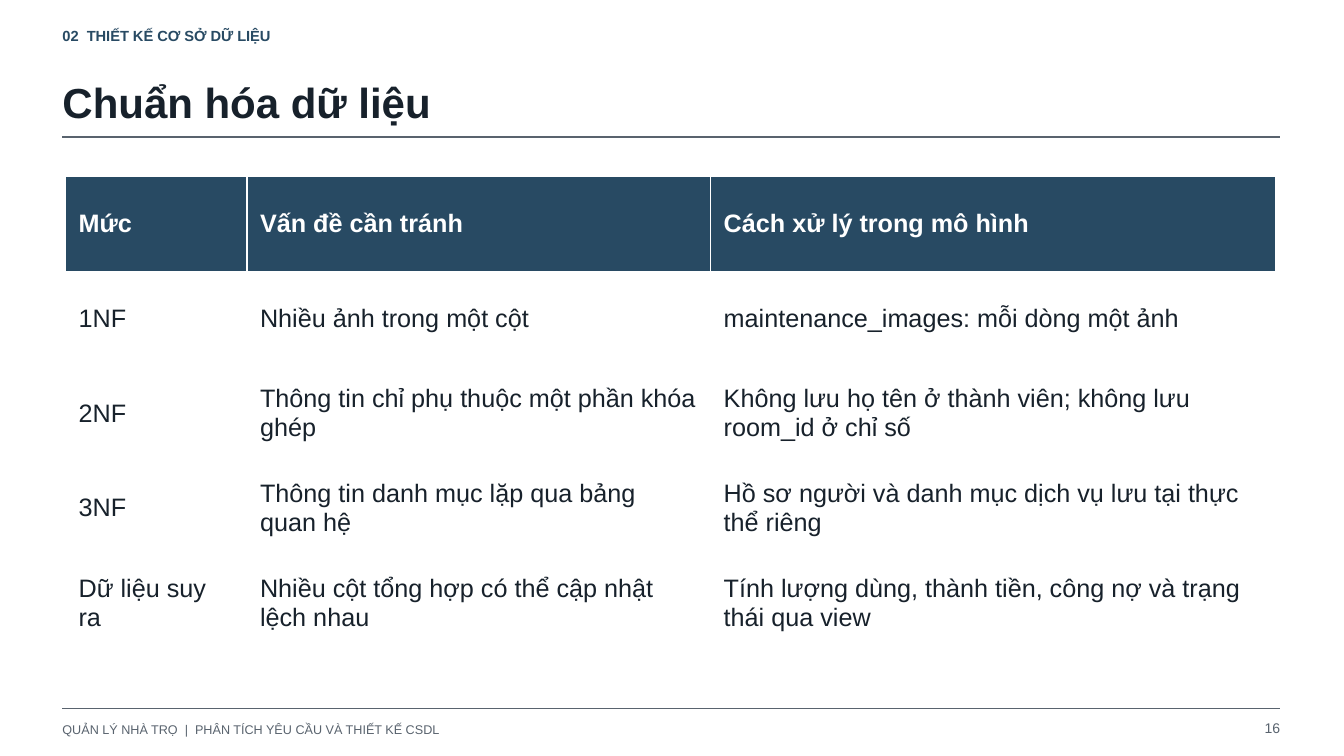
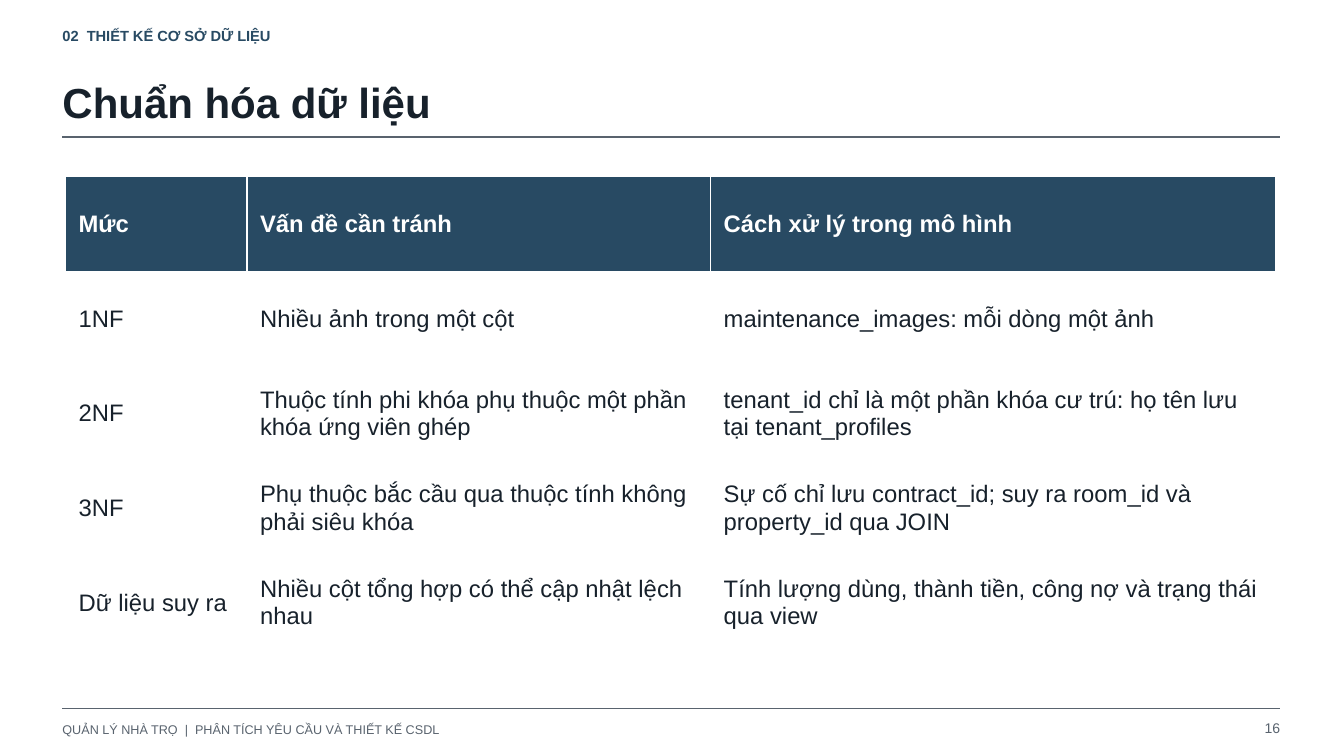
Before and after one commit to hieunofun/quanlytro, a slide deck: slide 16 of docs/thiet-ke-csdl-va-phan-tich-nghiep-vu.pptx. Drawn at 1344x756 pixels with LibreOffice and Linux fonts; fonts in the diff are those of the drawing. Boxes give left, top, right and bottom in pixels: in the first picture for what was removed or moved away, otherwise in the second. Text is boxed around its words. In the diff, an @@ line names an element or a change of style, - is before the commit and + after.

```diff
--- a/docs/thiet-ke-csdl-va-phan-tich-nghiep-vu.pptx
+++ b/docs/thiet-ke-csdl-va-phan-tich-nghiep-vu.pptx
@@ table at box(66, 176, 1275, 650) @@
-row 3, column 2: Thông tin chỉ phụ thuộc một phần khóa ghép
+row 3, column 2: Thuộc tính phi khóa phụ thuộc một phần khóa ứng viên ghép
-row 3, column 3: Không lưu họ tên ở thành viên; không lưu room_id ở chỉ số
+row 3, column 3: tenant_id chỉ là một phần khóa cư trú: họ tên lưu tại tenant_profiles
-row 4, column 2: Thông tin danh mục lặp qua bảng quan hệ
+row 4, column 2: Phụ thuộc bắc cầu qua thuộc tính không phải siêu khóa
-row 4, column 3: Hồ sơ người và danh mục dịch vụ lưu tại thực thể riêng
+row 4, column 3: Sự cố chỉ lưu contract_id; suy ra room_id và property_id qua JOIN
@@ size 18 to 17 pt in "Mức", "Vấn đề cần tránh", "Cách xử lý trong mô hình", "1NF" and 7 more places @@
```
Also in this commit, not shown: 17 other slides changed, 15 other files.
